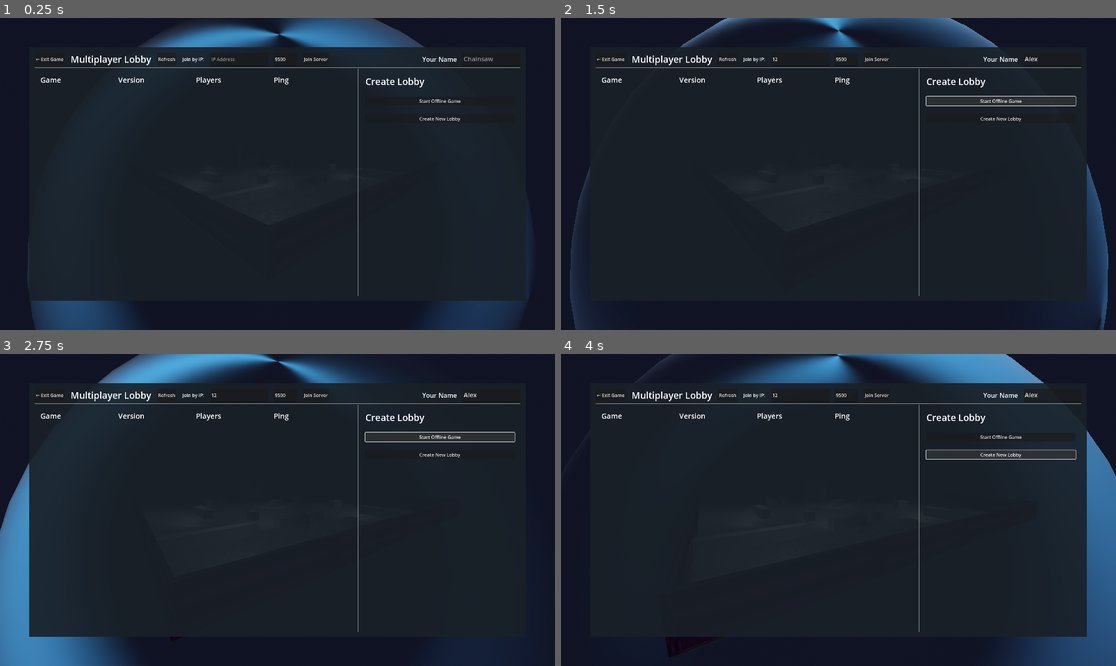
Above: before the commit, frames 1-4 (two rows, left to right).
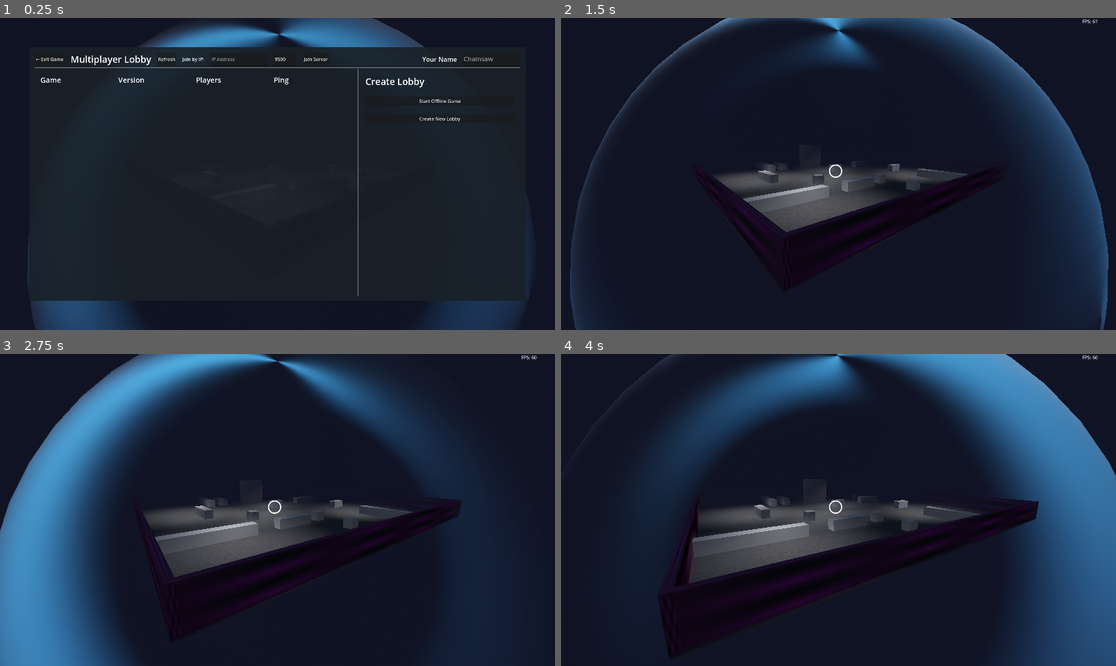
Above: after the commit, the same moments.

Repository: jamonholmgren/jammin_lobby
Game: Godot game, scene res://main.tscn
Same seed, same stepped clock (60 frames per second), same inputs: the game is played once before the commit and once after it. Sound files missing from this copy of the repository are replaced by a short silence.
Inputs (mouse positions are in pixels of both pictures, inside the frame that each line leads up to):
- Up to frame 1 (0.25 s): no input
- Up to frame 2 (1.5 s): click (799, 58) at 0.52 s; type "12" at 0.6 s; click (1054, 58) at 0.75 s; type "Alex" at 0.83 s; click "Start Offline Game" at 1.25 s
- Up to frame 3 (2.75 s): click (438, 438) at 2 s, where only the run before the commit has a clickable "Start Offline Game"
- Up to frame 4 (4 s): click (999, 453) at 2.75 s, where only the run before the commit has a clickable "Create New Lobby"; click (999, 453) at 3.5 s, where only the run before the commit has a clickable "Create New Lobby"

The runs differ from the first frame. In frame 2, 10% of the frame differs, in the area x 5-97%, y 0-90%; in frame 3, 20%; in frame 4, 22%, in the area x 6-97%, y 0-93%.
Error before the commit: Parse Error: Identifier "wheel_pos" not declared in the current scope. (res://game.gd:51)

Commit message:
Improve bullet collisions

Diff:
--- a/game.gd
+++ b/game.gd
@@ -46,11 +46,6 @@
 	var result: Dictionary = space_state.intersect_ray(ray_params)
 	return result.is_empty()
 
-func world_to_texture_coords(texture: ImageTexture, world_coords: Vector3) -> Vector2i:
-	var floor_size: float = 200.0
-	var tex_x: int = int((floor_size/2 - wheel_pos.z) * scale_factor)
-	var tex_y: int = int((floor_size/2 - wheel_pos.x) * scale_factor)
-
 # Draws points on a texture with optional rotation and size
 func draw_on_texture(texture: ImageTexture, locations: Array[Vector2i], color: Color, size_x: int = 1, size_y: int = 1, rotation: float = 0.0, color_variance: float = 0.0) -> void:
 	var image: Image = texture.get_image()
--- a/scenes/bullet.gd
+++ b/scenes/bullet.gd
@@ -5,7 +5,6 @@
 var explode_timer: Timer
 
 func _ready() -> void:
-	max_contacts_reported = 1
 	explode_timer = Timer.new()
 	explode_timer.wait_time = 10.0
 	explode_timer.one_shot = true
@@ -47,8 +46,16 @@
 	Game.play_audio_3d(load("res://assets/impact.mp3"), location)
 	queue_free()
 
-	# draw a scorch mark on the texture we hit
-	var texture: ImageTexture = other_body.texture
-	var loc: Vector2i = Game.world_to_texture_coords(texture, other_body.global_transform.origin)
-	var locations: Array[Vector2i] = [loc]
-	Game.draw_on_texture(texture, locations, Color.RED, 10, 10, 0.0, 0.0)
+	# draw a scorch mark on the floor if we hit the floor
+	if other_body.name == "Floor":
+		var fs: float = Tracks.instance.floor_size
+		var sf: float = Tracks.instance.scale_factor
+		var tex_x: int = int((fs/2 - global_transform.origin.z) * sf)
+		var tex_y: int = int((fs/2 - global_transform.origin.x) * sf)
+
+		# randomly add 20 scorch marks around the impact point
+		var locations: Array[Vector2i] = []
+		for i in range(30):
+			locations.append(Vector2i(tex_x + randi_range(-10, 10), tex_y + randi_range(-10, 10)))
+
+		Game.draw_on_texture(Tracks.instance.floor_texture, locations, Color(0.1, 0.1, 0.1, 1.0), 2, randi_range(1, 3), randf_range(0.0, TAU), randf_range(0.0, 0.1))
--- a/scenes/bullet.tscn
+++ b/scenes/bullet.tscn
@@ -15,6 +15,9 @@
 collision_layer = 4
 collision_mask = 3
 mass = 0.005
+continuous_cd = true
+contact_monitor = true
+max_contacts_reported = 1
 script = ExtResource("1_mkf8s")
 
 [node name="CSGSphere3D2" type="CSGSphere3D" parent="."]
--- a/scenes/level.tscn
+++ b/scenes/level.tscn
@@ -56,7 +56,6 @@
 [sub_resource type="StandardMaterial3D" id="StandardMaterial3D_0tuir"]
 albedo_color = Color(0.19474, 0.189571, 0.206636, 1)
 albedo_texture = SubResource("NoiseTexture2D_w8frs")
-roughness_texture = SubResource("NoiseTexture2D_w8frs")
 emission = Color(1, 1, 1, 1)
 emission_energy_multiplier = 0.01
 normal_enabled = true
--- a/scenes/tracks.gd
+++ b/scenes/tracks.gd
@@ -4,6 +4,10 @@
 var original_texture: Texture2D = null
 var floor_image: Image = null
 var floor_texture: ImageTexture = null  # This should be the ImageTexture, not the NoiseTexture2D
+var floor_size: float
+var tex_size: int
+var scale_factor: float
+
 @export var track_spacing: float = 0.5 # Minimum distance between track marks
 
 # Singleton pattern
@@ -37,6 +41,12 @@
 	# Apply the new texture to the floor
 	floor_node.material.albedo_texture = floor_texture
 
+	# Convert world position to texture coordinates
+	# Assuming the floor is centered at origin and has size from level.tscn
+	floor_size = 200.0
+	tex_size = floor_image.get_width()
+	scale_factor = tex_size / floor_size
+
 	floor_image_setup = true
 	# print("Track system initialized!")
 
@@ -53,17 +63,14 @@
 	# Skip if tank hasn't moved enough since last tracks
 	if last_track_pos.distance_to(tank_position) < track_spacing: return
 
-	# Convert world position to texture coordinates
-	# Assuming the floor is centered at origin and has size from level.tscn
-	var floor_size: float = 200.0
-	var tex_size: int = floor_image.get_width()
-	var scale_factor: float = tex_size / floor_size
+
 
 	# Draw tracks at each wheel position
 	var track_locations: Array[Vector2i] = []
 	for wheel_pos in wheel_positions:
-		var loc: Vector2i = Game.world_to_texture_coords(floor_texture, wheel_pos)
-		track_locations.append(loc)
+		var tex_x: int = int((floor_size/2 - wheel_pos.z) * scale_factor)
+		var tex_y: int = int((floor_size/2 - wheel_pos.x) * scale_factor)
+		track_locations.append(Vector2i(tex_x, tex_y))
 
 	# Calculate the rotation of the tank
 	var tank_rotation: float = atan2(tank.global_transform.basis.z.x, tank.global_transform.basis.z.z)
